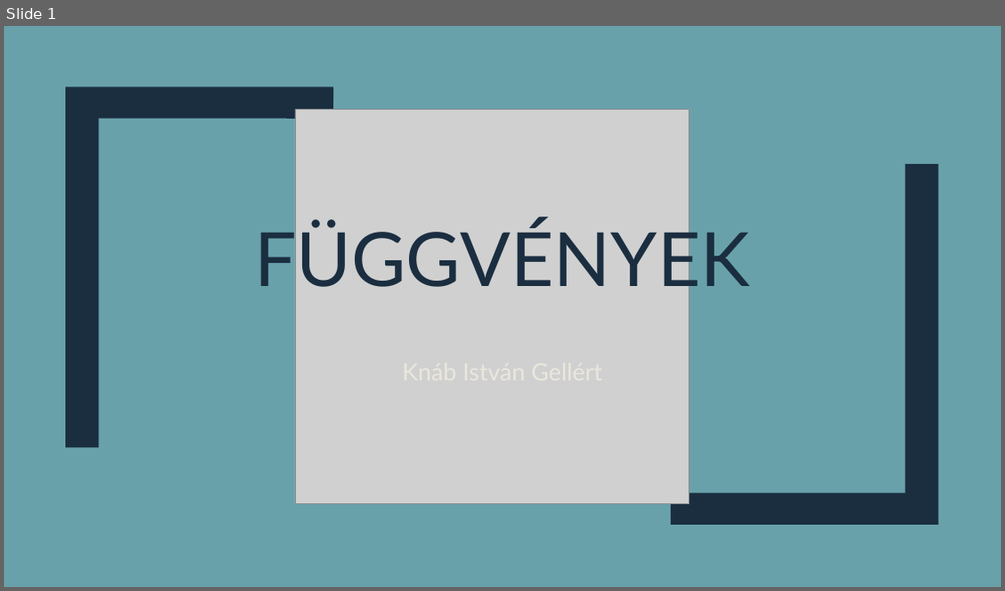
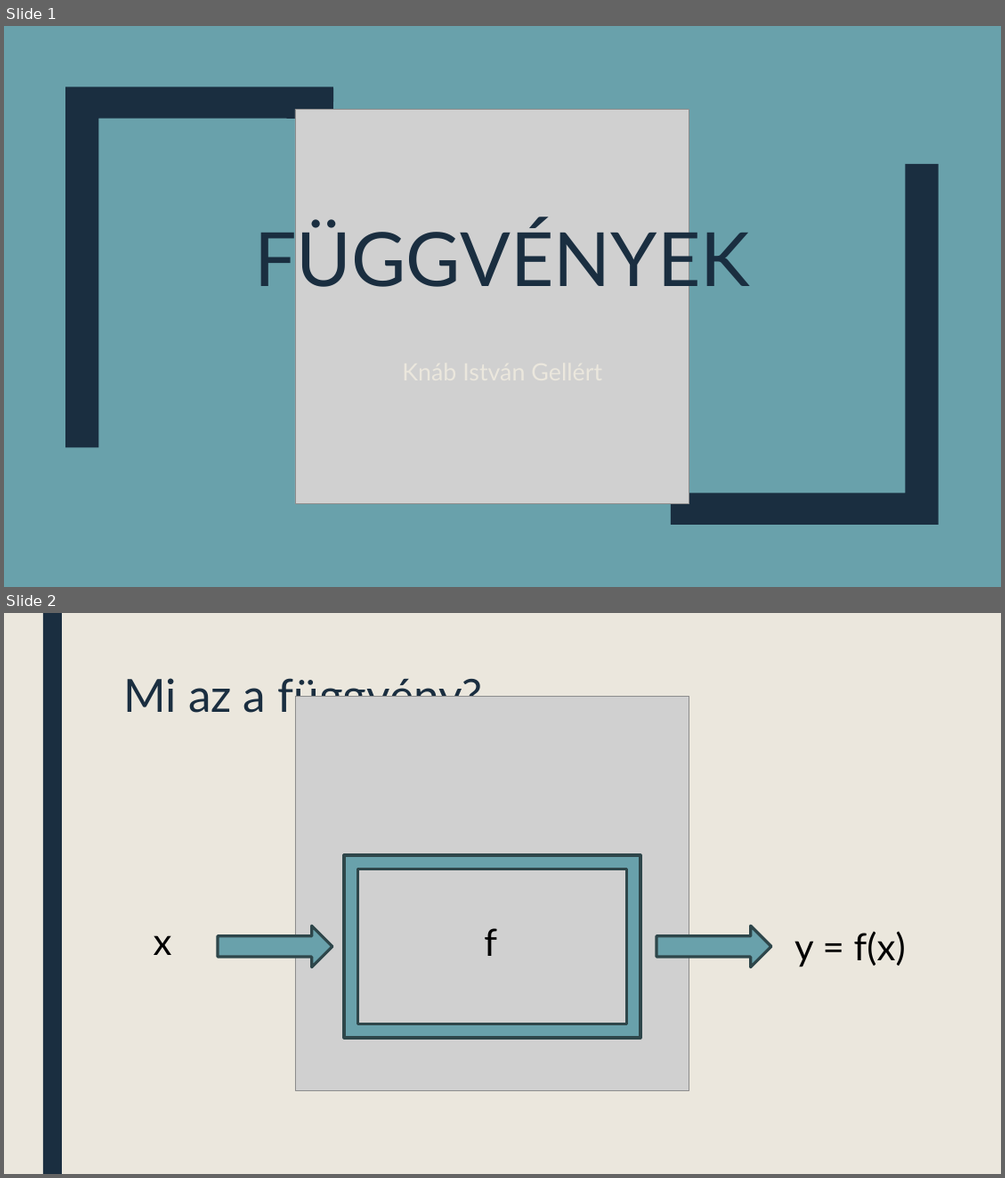
Before and after one commit to istvan-knab/pannonhalma_programozas, a slide deck: elmélet/fuggvenyek.pptx. Shown one above the other, each under a label of ours: slide 1 before the commit, slides 1 and 2 after it. The pictures are 1005x591 and 1005x1178 pixels, drawn with LibreOffice and Linux fonts; fonts in the diff are those of the drawing; grey boxes stand for pictures. Boxes give left, top, right and bottom in pixels: in the first picture for what was removed or moved away, otherwise in the second. Text is boxed around its words. In the diff, an @@ line names an element or a change of style, - is before the commit and + after.

```diff
--- a/elmélet/fuggvenyek.pptx
+++ b/elmélet/fuggvenyek.pptx
@@ slide 2 added at (x1=4, y1=613, x2=1001, y2=1174), background #EBE7DD @@
@@ rectangle added at (x1=43, y1=613, x2=62, y2=1174), fill #1A2E40 @@
@@ title added at (x1=123, y1=678, x2=483, y2=720), 44 pt, text #1A2E40 @@
+Mi az a függvény?
@@ picture added at (x1=295, y1=696, x2=689, y2=1090) @@
@@ frame added at (x1=344, y1=855, x2=640, y2=1038), fill #69A1AB, outline #2E474B 2.75 pt @@
@@ right arrow added at (x1=218, y1=925, x2=333, y2=966), fill #69A1AB, outline #2E474B 2.75 pt @@
@@ text added at (x1=484, y1=928, x2=497, y2=956), 36 pt, text #000000 @@
+f
@@ right arrow added at (x1=657, y1=925, x2=772, y2=966), fill #69A1AB, outline #2E474B 2.75 pt @@
@@ text added at (x1=794, y1=931, x2=906, y2=967), 36 pt, text #000000 @@
+y = f(x)
@@ text added at (x1=154, y1=935, x2=172, y2=955), 36 pt, text #000000 @@
+x
```
Also in this commit, not shown: 1 slide changed, 3 other slides added, 1 slide removed, 1 other file.
